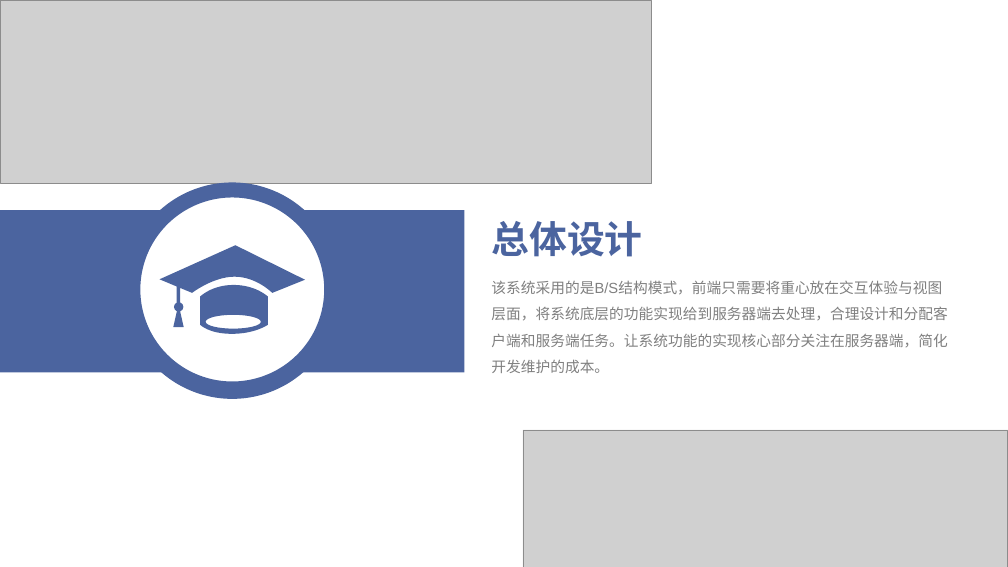
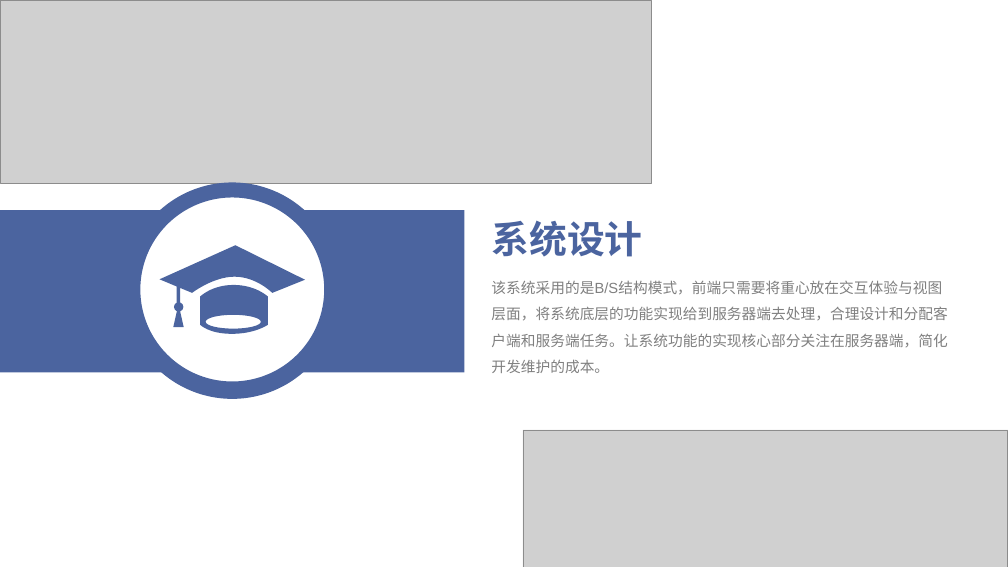
Before and after one commit to bruningSnow/gradution, a slide deck: slide 7 of 郝维敏-毕业答辩.ppt. Drawn at 1008x567 pixels with LibreOffice and Linux fonts; fonts in the diff are those of the drawing; grey boxes stand for pictures. Boxes give left, top, right and bottom in pixels: in the first picture for what was removed or moved away, otherwise in the second. Text is boxed around its words. In the diff, an @@ line names an element or a change of style, - is before the commit and + after.

```diff
--- a/郝维敏-毕业答辩.ppt
+++ b/郝维敏-毕业答辩.ppt
@@ text at [491, 221, 642, 257]: text changed @@
-总体设计
+系统设计
```
Also in this commit, not shown: 5 other slides changed, 2 other files.
